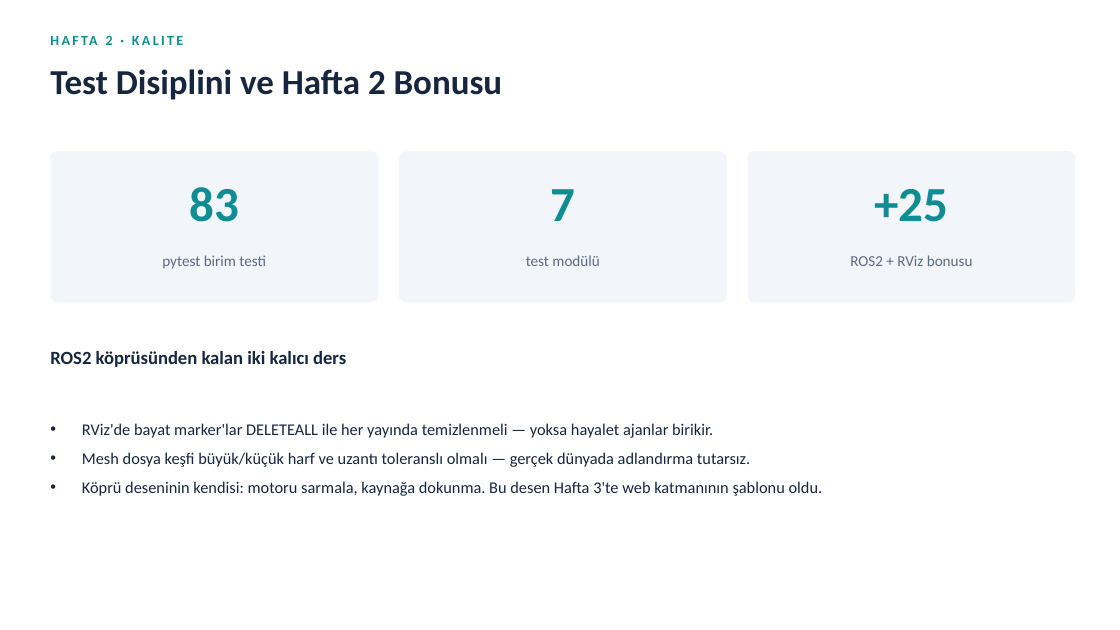
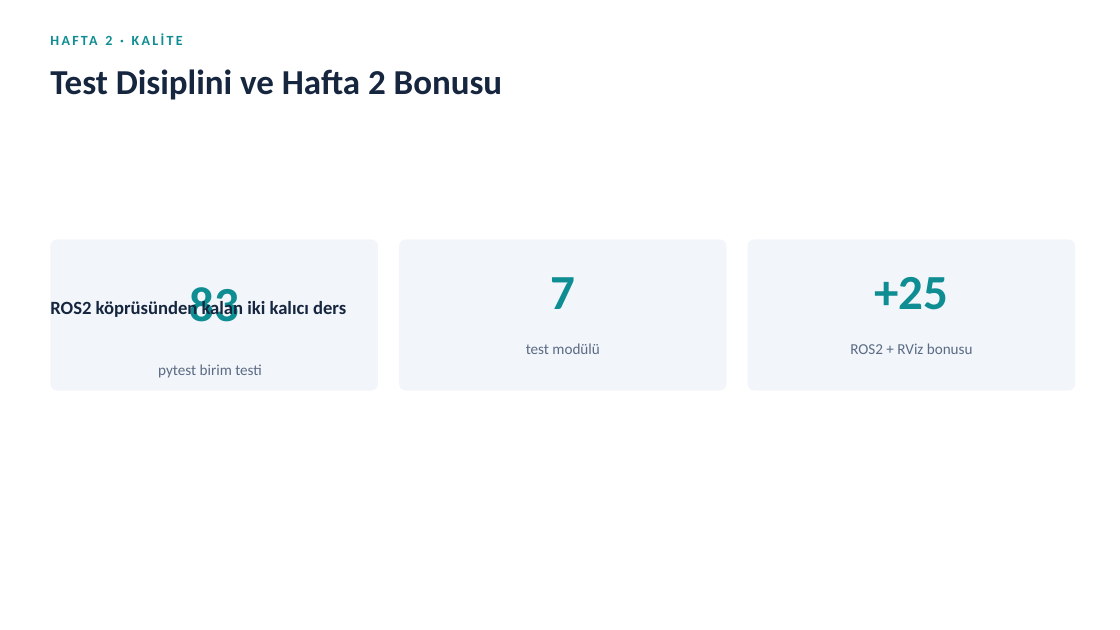
Before and after one commit to afeyzaayus/swarm-roi-dashboard, a slide deck: slide 8 of Final_Sunum.pptx. Drawn at 1120x630 pixels with LibreOffice and Linux fonts; fonts in the diff are those of the drawing. Boxes give left, top, right and bottom in pixels: in the first picture for what was removed or moved away, otherwise in the second. Text is boxed around its words. In the diff, an @@ line names an element or a change of style, - is before the commit and + after.

Commit message:
roi test

```diff
--- a/Final_Sunum.pptx
+++ b/Final_Sunum.pptx
@@ 4 texts, 3 rounded rectangles moved together from (x1=50, y1=151, x2=1075, y2=302) to (x1=50, y1=239, x2=1075, y2=391) @@
@@ text "83" moved from (x1=189, y1=187, x2=239, y2=222) to (x1=189, y1=287, x2=239, y2=322) @@
@@ text "ROS2 köprüsünden kalan iki kalıcı ..." rewrapped from (x1=50, y1=351, x2=346, y2=367) to (x1=50, y1=298, x2=346, y2=319) @@
@@ text "pytest birim testi" moved from (x1=162, y1=255, x2=266, y2=269) to (x1=158, y1=364, x2=262, y2=378) @@
@@ text removed at (x1=82, y1=423, x2=823, y2=496) @@
-• RViz'de bayat marker'lar DELETEALL ile her yayında temizlenmeli — yoksa hayalet ajanlar birikir.
-• Mesh dosya keşfi büyük/küçük harf ve uzantı toleranslı olmalı — gerçek dünyada adlandırma tutarsız.
-• Köprü deseninin kendisi: motoru sarmala, kaynağa dokunma. Bu desen Hafta 3'te web katmanının şablonu oldu.
```
Also in this commit, not shown: 12 other slides changed, 1 slide removed, 7 other files.
